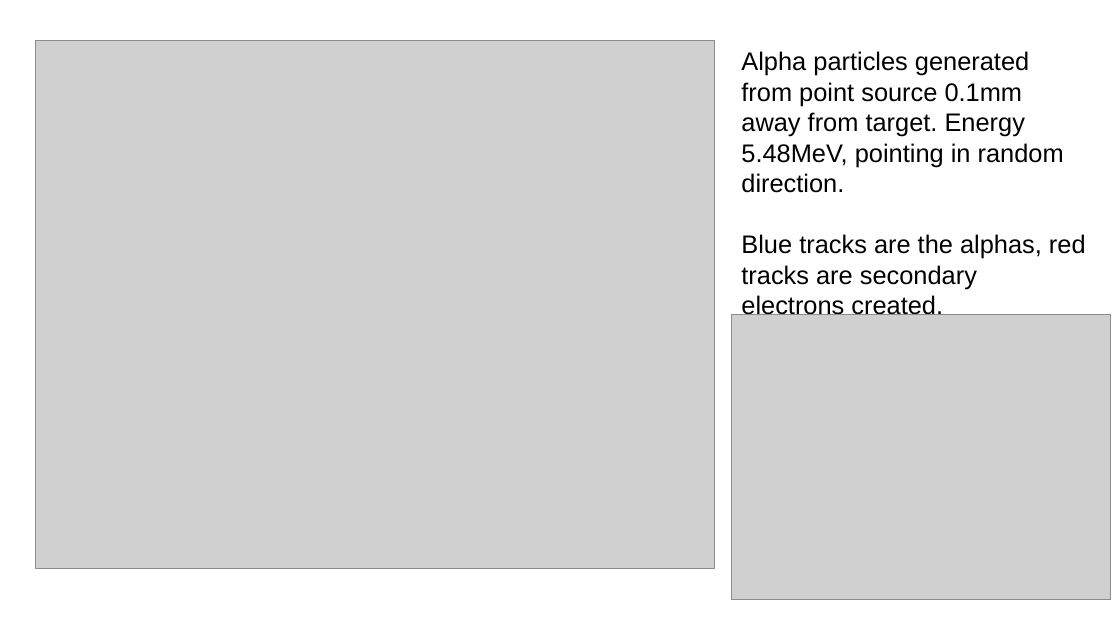
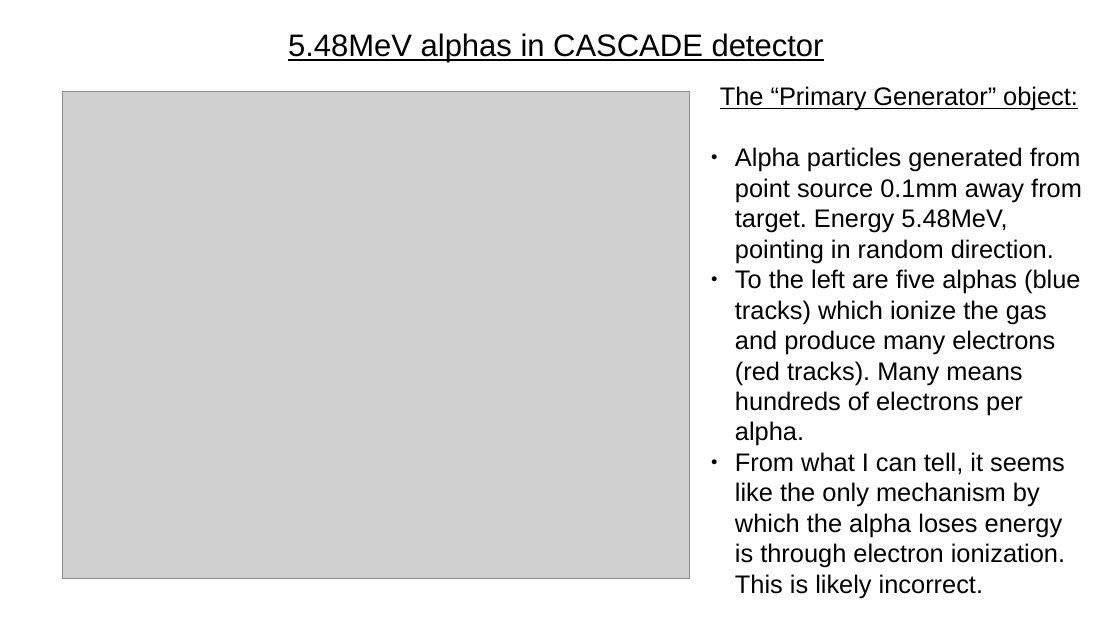
Before and after one commit to tneulinger/CASCADE, a slide deck: slide 7 of guide.odp (slide 2 before the commit). Drawn at 1120x630 pixels with LibreOffice and Linux fonts; fonts in the diff are those of the drawing; grey boxes stand for pictures. Boxes give left, top, right and bottom in pixels: in the first picture for what was removed or moved away, otherwise in the second. Text is boxed around its words. In the diff, an @@ line names an element or a change of style, - is before the commit and + after.

```diff
--- a/guide.odp
+++ b/guide.odp
@@ text added at [288, 33, 824, 62], 22 pt, text #000000, underline @@
+5.48MeV alphas in CASCADE detector
@@ text "The “Primary Generator” object:": place and size @@
-text "The “Primary Generator” object:" at [741, 51, 1086, 315]
+text "The “Primary Generator” object:" at [720, 86, 1082, 568]
@@ text at [720, 86, 1078, 111]: paragraph added @@
+The “Primary Generator” object:
@@ picture: place and size @@
-picture at [35, 41, 714, 569]
+picture at [62, 91, 689, 579]
@@ text at [735, 147, 1082, 263]: bullet none to ● @@
@@ text at [735, 269, 1080, 568]: text changed @@
-Blue tracks are the alphas, red tracks are secondary electrons created.
+● To the left are five alphas (blue tracks) which ionize the gas and produce many electrons (red tracks). Many means hundreds of electrons per alpha.
+● From what I can tell, it seems like the only mechanism by which the alpha loses energy is through electron ionization. This is likely incorrect.
@@ picture removed at [732, 315, 1111, 600] @@
```
Also in this commit, not shown: 2 other slides changed, 6 slides added, 3 slides removed, 4 other files.
